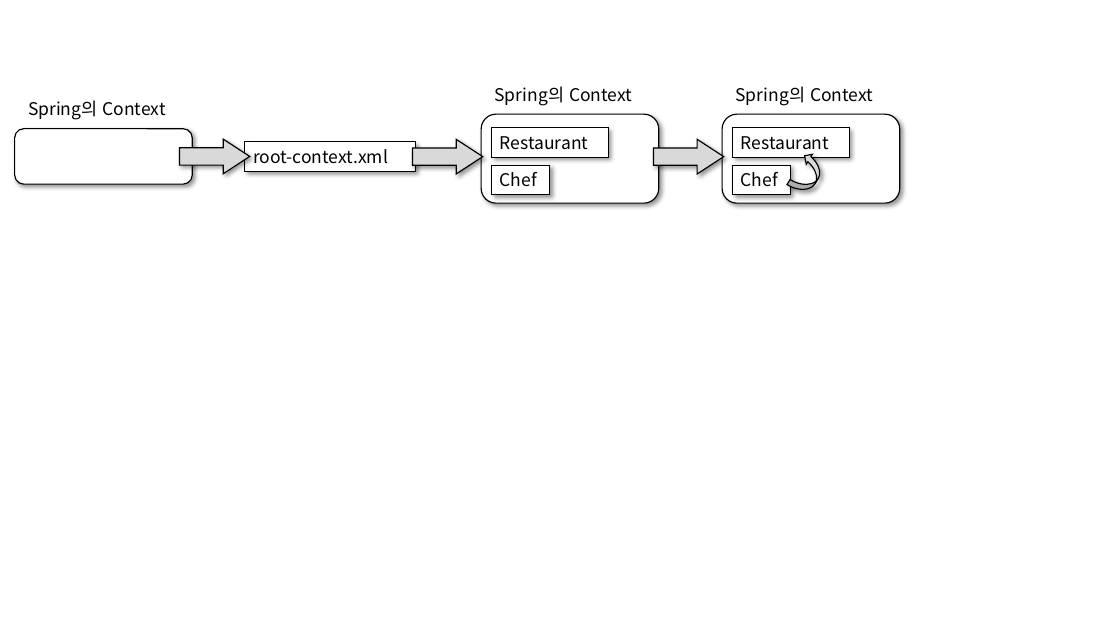
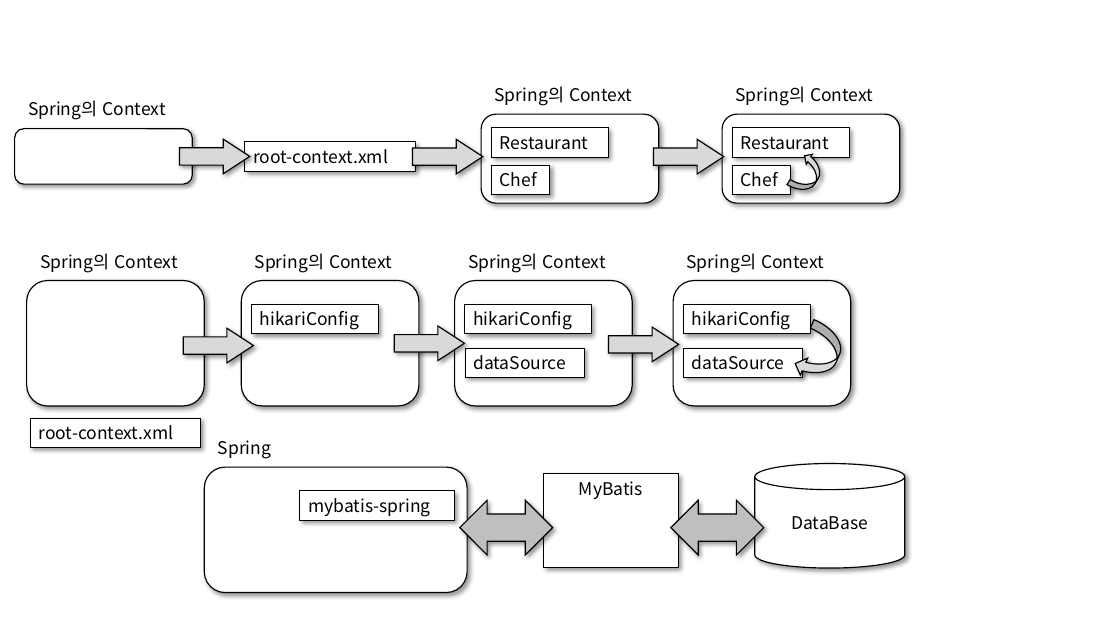
Before and after one commit to yoon1fe/TIL, a slide deck: slide 2 of Spring/pics.pptx. Drawn at 1120x630 pixels with LibreOffice and Linux fonts; fonts in the diff are those of the drawing. Boxes give left, top, right and bottom in pixels: in the first picture for what was removed or moved away, otherwise in the second. Text is boxed around its words. In the diff, an @@ line names an element or a change of style, - is before the commit and + after.

Commit message:
update spring-ch4

```diff
--- a/Spring/pics.pptx
+++ b/Spring/pics.pptx
@@ text added at <box>40,253,178,273</box>, 15 pt, text #000000 @@
+Spring의 Context
@@ text added at <box>255,253,392,273</box>, 15 pt, text #000000 @@
+Spring의 Context
@@ rounded rectangle added at <box>27,281,204,406</box>, fill #FFFFFF, outline #000000 1 pt @@
@@ rounded rectangle added at <box>241,281,418,406</box>, fill #FFFFFF, outline #000000 1 pt @@
@@ right arrow added at <box>183,329,253,363</box>, fill #D9D9D9, outline #000000 1 pt @@
@@ rectangle added at <box>252,304,379,334</box>, fill #FFFFFF, outline #000000 0.75 pt, 15 pt, text #000000 @@
+hikariConfig
@@ right arrow added at <box>394,326,464,360</box>, fill #D9D9D9, outline #000000 1 pt @@
@@ right arrow added at <box>608,327,678,361</box>, fill #D9D9D9, outline #000000 1 pt @@
@@ group added at <box>673,253,850,406</box>: 2 rectangles, 1 rounded rectangle, 1 text, 1 curved right arrow @@
+Spring의 Context
+hikariConfig
+dataSource
@@ group added at <box>455,253,632,406</box>: 2 rectangles, 1 rounded rectangle, 1 text @@
+Spring의 Context
+hikariConfig
+dataSource
@@ rectangle added at <box>30,418,201,448</box>, fill #FFFFFF, outline #000000 0.75 pt, 15 pt, text #000000 @@
+root-context.xml
@@ text added at <box>218,440,271,459</box>, 15 pt, text #000000 @@
+Spring
@@ rounded rectangle added at <box>204,467,467,592</box>, fill #FFFFFF, outline #000000 1 pt @@
@@ rectangle added at <box>544,474,678,567</box>, fill #FFFFFF, outline #000000 0.75 pt, 15 pt, text #000000 @@
+MyBatis
@@ cylinder added at <box>755,464,906,568</box>, fill #FFFFFF, outline #000000 1 pt, 15 pt, text #000000 @@
+DataBase
@@ rectangle added at <box>300,491,455,520</box>, fill #FFFFFF, outline #000000 0.75 pt, 15 pt, text #000000 @@
+mybatis-spring
@@ left right arrow added at <box>460,501,553,555</box>, fill #BFBFBF, outline #000000 1 pt @@
@@ left right arrow added at <box>671,501,765,555</box>, fill #BFBFBF, outline #000000 1 pt @@
```
Also in this commit, not shown: 1 other file.
